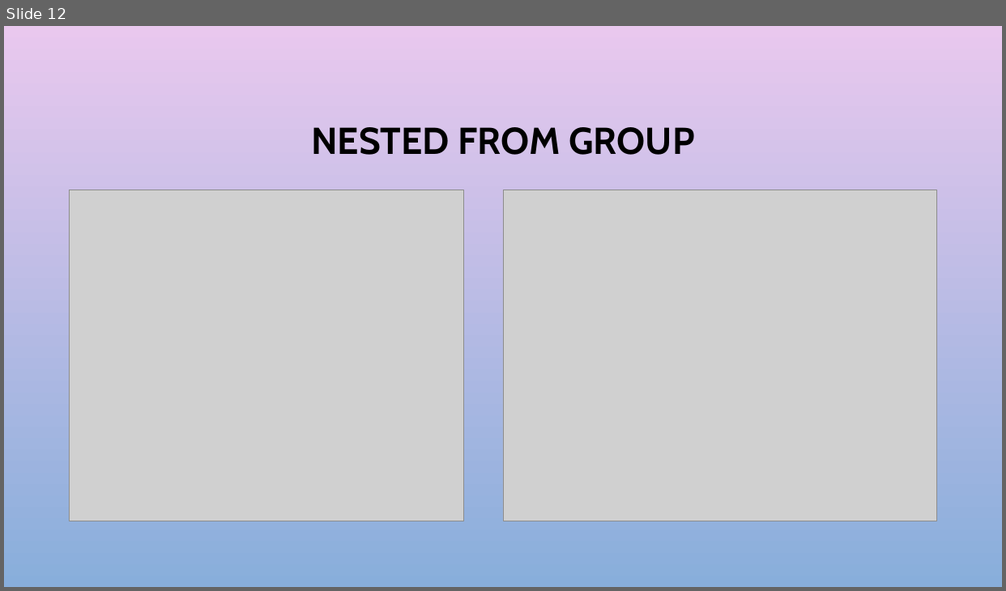
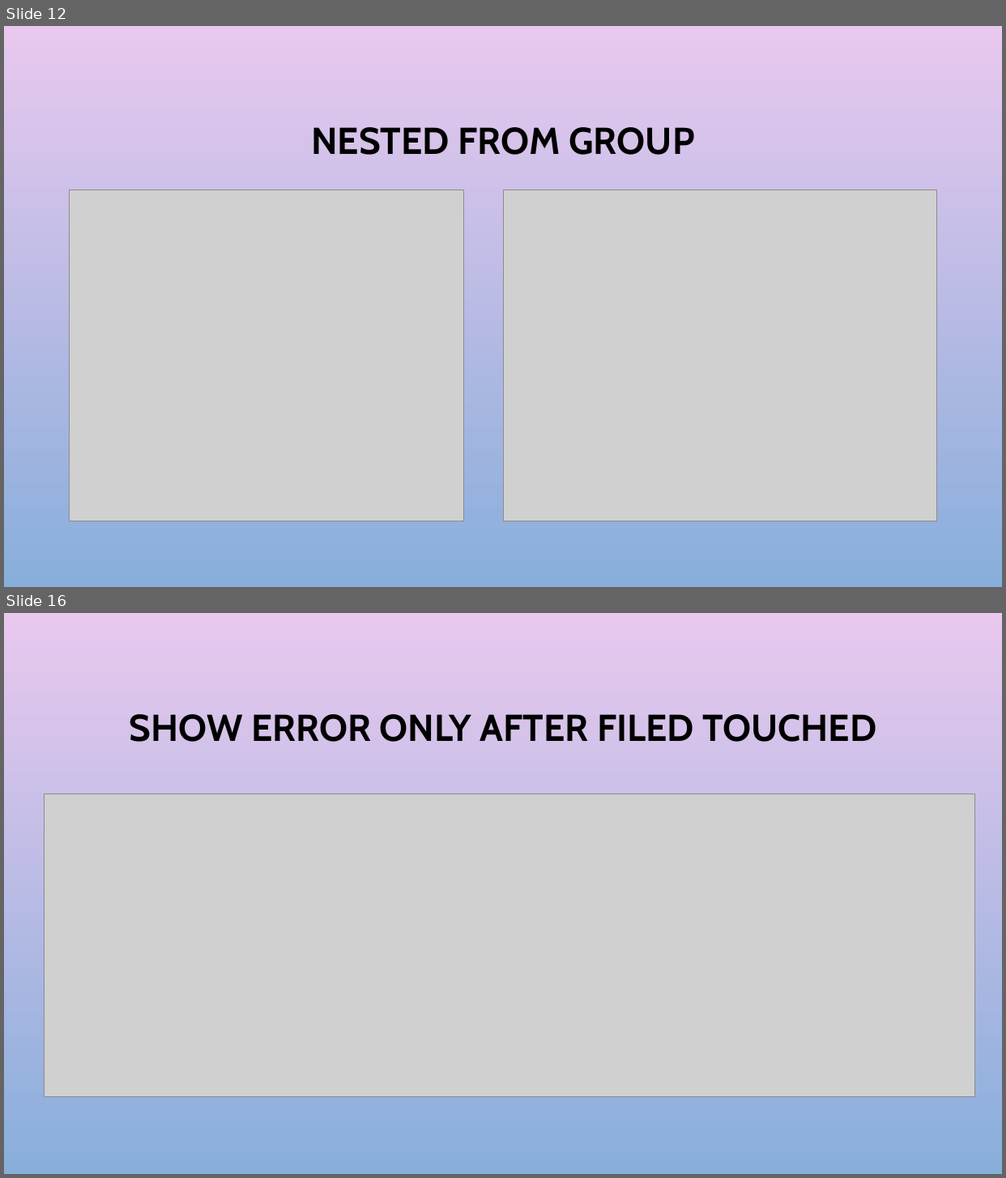
Before and after one commit to harikatakam/angular-forms, a slide deck: Reactive forms.pptx. Shown one above the other, each under a label of ours: slide 12 before the commit, slides 12 and 16 after it; the slides between them are not shown. The pictures are 1006x591 and 1006x1178 pixels, drawn with LibreOffice and Linux fonts; fonts in the diff are those of the drawing; grey boxes stand for pictures; background and template pictures are left out. Boxes give left, top, right and bottom in pixels: in the first picture for what was removed or moved away, otherwise in the second. Text is boxed around its words. In the diff, an @@ line names an element or a change of style, - is before the commit and + after.

Commit message:
error messages and validation

```diff
--- a/Reactive forms.pptx
+++ b/Reactive forms.pptx
@@ slide 16 added at bbox=[4, 613, 1002, 1174], background picture (left out) @@
@@ title added at bbox=[129, 714, 876, 742], 36 pt, text #000000, bold @@
+SHOW ERROR ONLY AFTER FILED TOUCHED
@@ picture added at bbox=[44, 794, 976, 1097] @@
```
Also in this commit, not shown: 1 slide changed, 2 other slides added, 10 other files.
